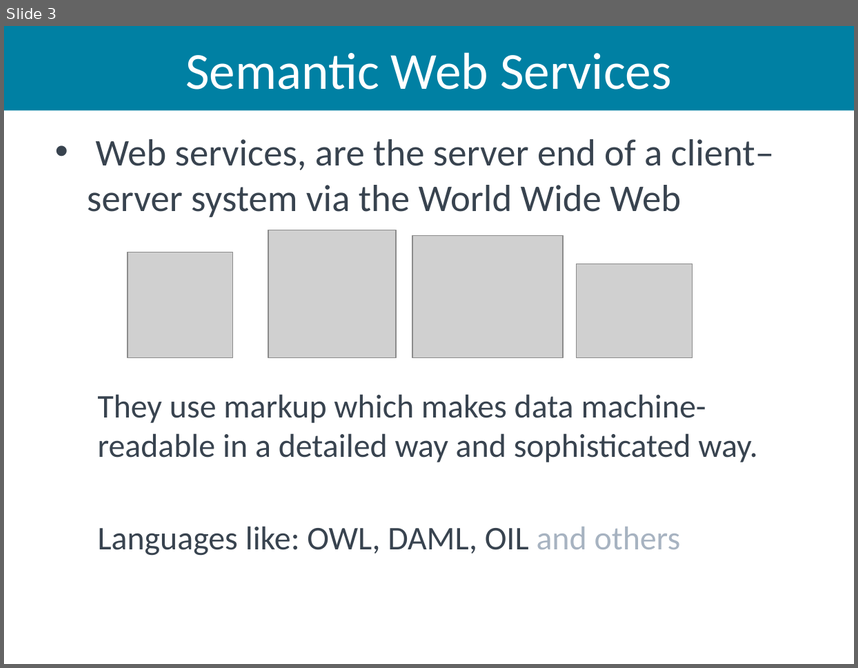
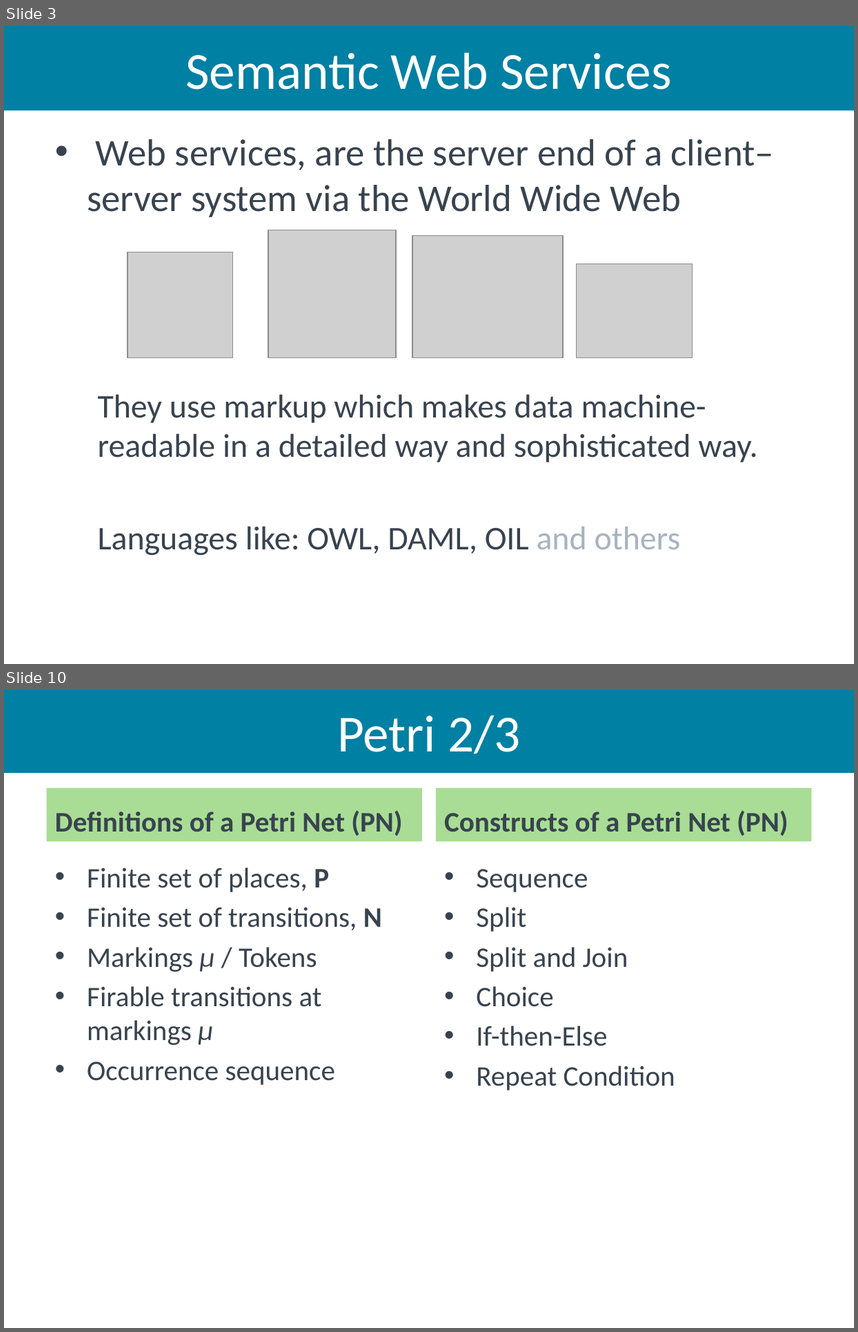
Before and after one commit to aiked/cs565, a slide deck: presentation/michath_slides.pptx. Shown one above the other, each under a label of ours: slide 3 before the commit, slides 3 and 10 after it; the slides between them are not shown. The pictures are 858x668 and 858x1332 pixels, drawn with LibreOffice and Linux fonts; fonts in the diff are those of the drawing; grey boxes stand for pictures. Boxes give left, top, right and bottom in pixels: in the first picture for what was removed or moved away, otherwise in the second. Text is boxed around its words. In the diff, an @@ line names an element or a change of style, - is before the commit and + after.

Commit message:
More slides
Until the Petri Net

```diff
--- a/presentation/michath_slides.pptx
+++ b/presentation/michath_slides.pptx
@@ slide 10 added at box(4, 690, 854, 1328), background #FFFFFF @@
@@ title added at box(4, 690, 854, 773), fill #0080A3, 44 pt, text #FFFFFF @@
+Petri 2/3
@@ text added at box(47, 788, 422, 841), fill #A9DD95, 24 pt, text #38434F, bold @@
+Definitions of a Petri Net (PN)
@@ text added at box(436, 788, 811, 841), fill #A9DD95, 24 pt, text #38434F, bold @@
+Constructs of a Petri Net (PN)
@@ text added at box(87, 867, 382, 1085), 24 pt, text #38434F @@
+• Finite set of places, P
+• Finite set of transitions, N
+• Markings μ / Tokens
+• Firable transitions at markings μ
+• Occurrence sequence
@@ text added at box(476, 869, 675, 1090), 24 pt, text #38434F @@
+• Sequence
+• Split
+• Split and Join
+• Choice
+• If-then-Else
+• Repeat Condition
```
Also in this commit, not shown: 1 slide changed, 5 other slides added.
